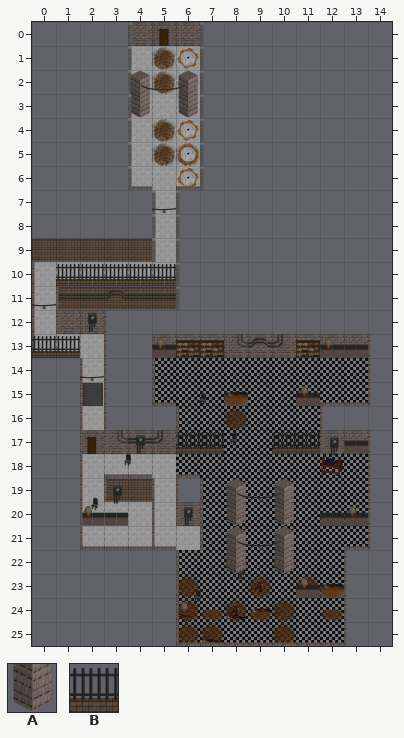
One commit to this Tiled map: assetSource/evilWithin/meatBasementTopMap.tmx. This is how it looked before the edit.
Cells are 128x128 px. Shown: x 0..14, y 0..25. Tiles whose own drawing changed are shown in their newer look in all pictures.
Key: from "tilesTop": A 13, B 16.
_ is an empty cell.
Layers that did not change in this view are not listed.
Layer "metalBarsPillars" before, first column x 0:
 0 _______________
 1 _______________
 2 _______________
 3 _______________
 4 _______________
 5 _______________
 6 _______________
 7 _______________
 8 _______________
 9 _______________
10 _BBBBB_________
11 _______________
12 _______________
13 BB_____________
14 _______________
15 _______________
16 _______________
17 ______BB__BB___
18 _______________
19 _______________
20 ________A_A____
21 _______________
22 ________A_A____
23 _______________
24 _______________
25 _______________
Once edited:
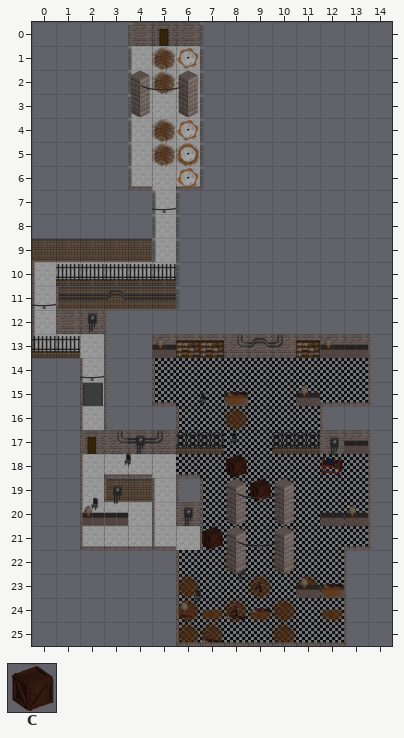
Further tiles: from "tilesTop": C 32.
Change:
Layer "metalBarsPillars":
y 18: x 8 _ -> C
y 19: x 9 _ -> C
y 21: x 7 _ -> C
Boxes around the changes in both pictures, in picture pixels (x1, y1, x2, y2):
added: (226, 454, 271, 502)
added: (202, 526, 223, 550)
